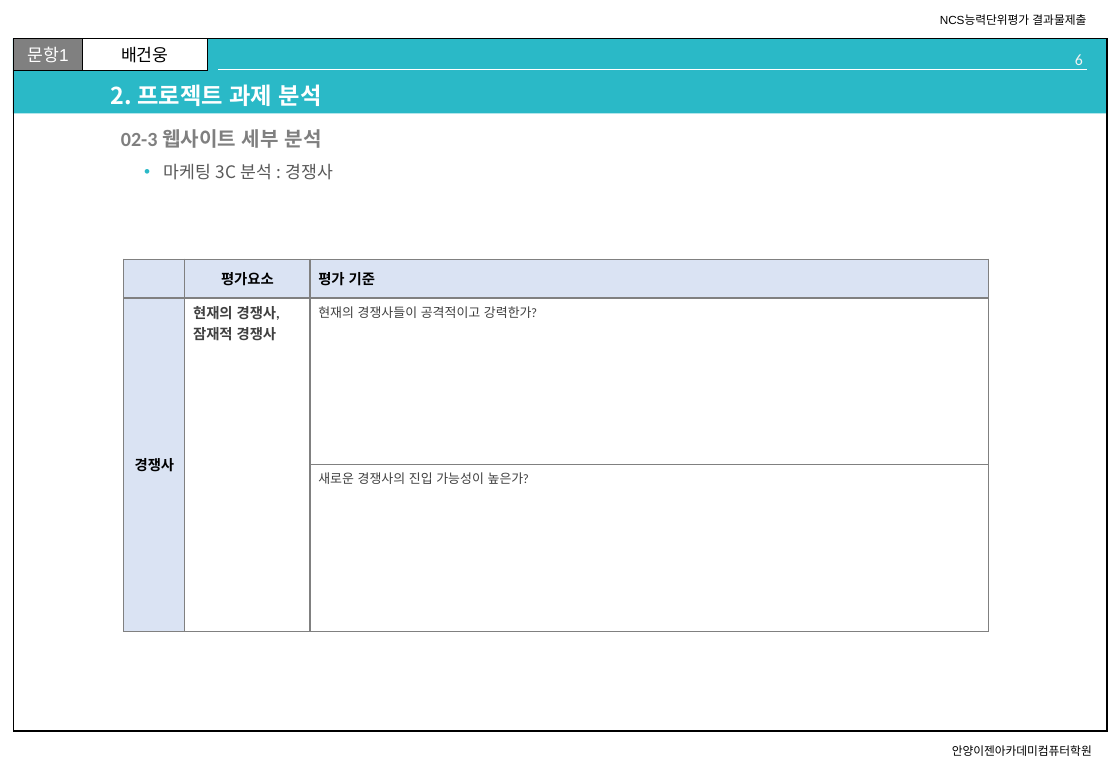
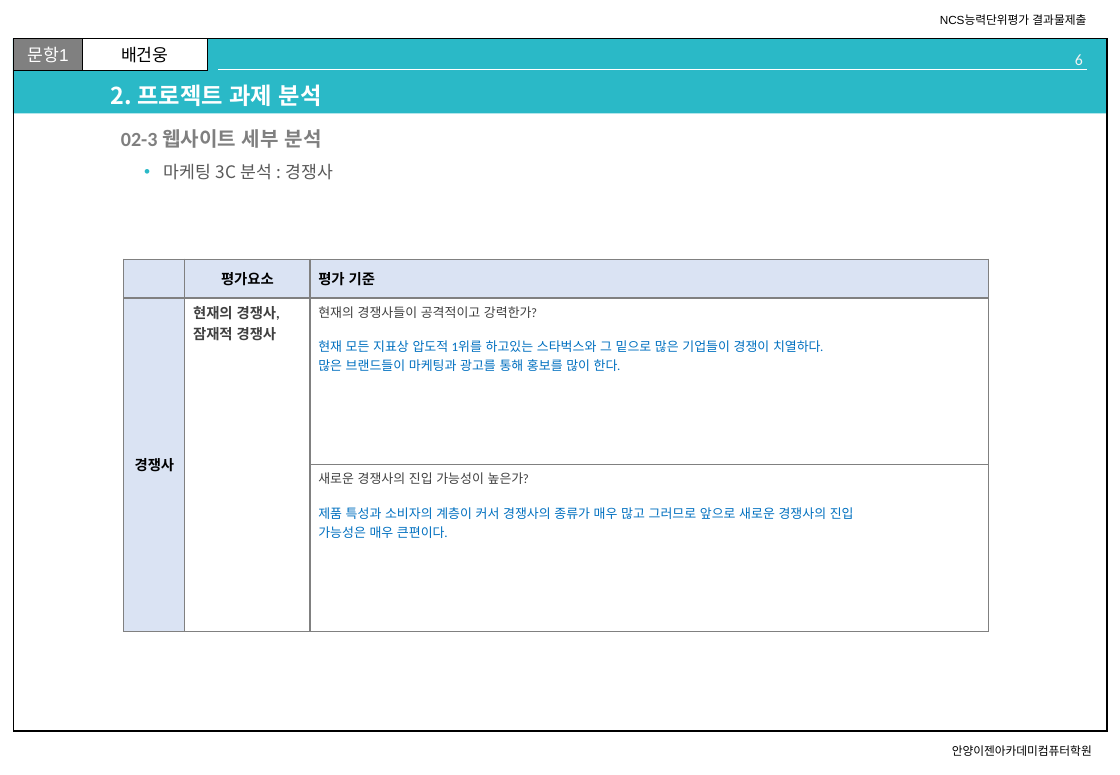
Before and after one commit to 100won-yes/100won_yes, a slide deck: slide 6 of d_homework/n_01_UIUX요구분석_제출양식.pptx. Drawn at 1120x775 pixels with LibreOffice and Linux fonts; fonts in the diff are those of the drawing. Boxes give left, top, right and bottom in pixels: in the first picture for what was removed or moved away, otherwise in the second. Text is boxed around its words. In the diff, an @@ line names an element or a change of style, - is before the commit and + after.

```diff
--- a/d_homework/n_01_UIUX요구분석_제출양식.pptx
+++ b/d_homework/n_01_UIUX요구분석_제출양식.pptx
@@ table at [124,260,990,632] @@
-row 2, column 3: 현재의 경쟁사들이 공격적이고 강력한가?
+row 2, column 3: 현재의 경쟁사들이 공격적이고 강력한가? / 현재 모든 지표상 압도적 1위를 하고있는 스타벅스와 그 밑으로 많은 기업들이 경쟁이 치열하다. / 많은 브랜드들이 마케팅과 광고를 통해 홍보를 많이 한다.
-row 3, column 3: 새로운 경쟁사의 진입 가능성이 높은가?
+row 3, column 3: 새로운 경쟁사의 진입 가능성이 높은가? / 제품 특성과 소비자의 계층이 커서 경쟁사의 종류가 매우 많고 그러므로 앞으로 새로운 경쟁사의 진입 / 가능성은 매우 큰편이다.
```
Also in this commit, not shown: 15 other slides changed, 4 other files.
